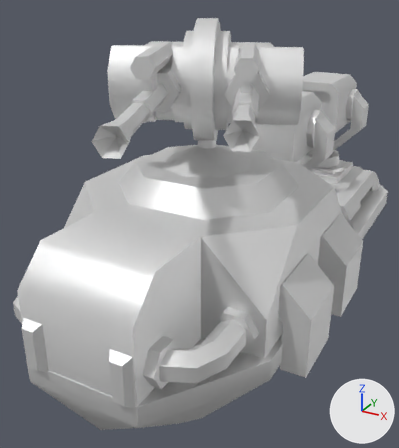
The glTF model glb/armaas.glb as it was, and as the next commit left it.
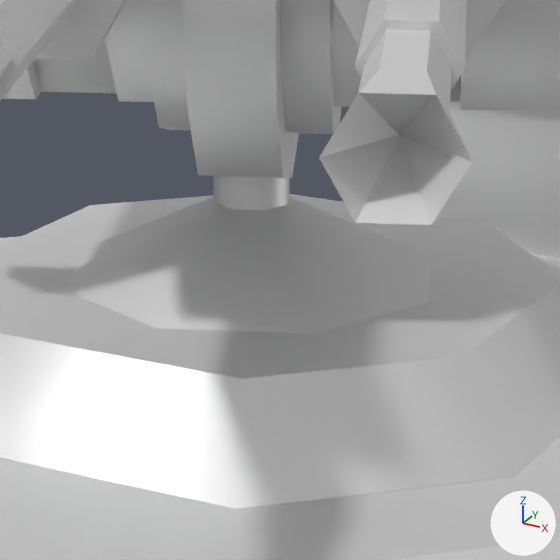
Each version appears first whole from a camera (50 mm lens) standing at (26.6, -61.6, 33.2) and looking at (-5.1, -4.0, 4.4), and next in a close-up on the part from 37% to 70% of the width and 22% to 52% of the height. The lights are fixed; the arrows at lower right show +X, +Y and +Z. The last two pictures show the newer version. Both versions are drawn at frame 22 of the action 'Fire_3'; the numbers are the values there.

The older version as bpy lines, for what is in view:
```python
me_base = bpy.data.meshes.new('base')
me_base.from_pydata(...)  # 500 vertices, 892 faces; spans x -15.3..15.4, y -34.8..36.6, z -13.1..15.3
me_base.materials.append(mat_s3o_default)  # white #e7e7e7
me_gunbarrel1 = bpy.data.meshes.new('gunbarrel1')
me_gunbarrel1.from_pydata(...)  # 19 vertices, 34 faces; spans x 2.95..5.35, y -23.32..-13.7, z -0.95..1.13
me_gunbarrel1.materials.append(mat_s3o_default)  # white #e7e7e7
me_turretgun2 = bpy.data.meshes.new('turretgun2')
me_turretgun2.from_pydata(...)  # 256 vertices, 448 faces; spans x -9.0..9.2, y -14.3..5.0, z -4.8..5.0
me_turretgun2.materials.append(mat_s3o_default)  # white #e7e7e7
ob_base = bpy.data.objects.new('base', me_base)
ob_base.parent = ob_ground
ob_base.location = (0.0, 0.0, 0.0)
ob_gunbarrel1 = bpy.data.objects.new('gunbarrel1', me_gunbarrel1)
ob_gunbarrel1.parent = ob_turretgun2
ob_gunbarrel1.location = (0.0, 2.4, 0.0)
ob_turretgun2 = bpy.data.objects.new('turretgun2', me_turretgun2)
ob_turretgun2.parent = ob_turretgun1
ob_turretgun2.location = (0.0, 0.15, 8.54)
# also in view: 'turretgun1' at (-0.1, -11.5, 22.6); 'missilebox2' at (0.0, 9.1, 14.8)
```
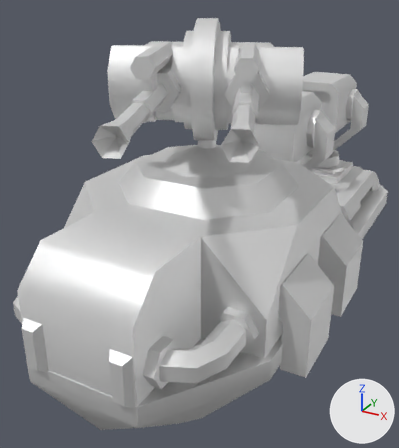
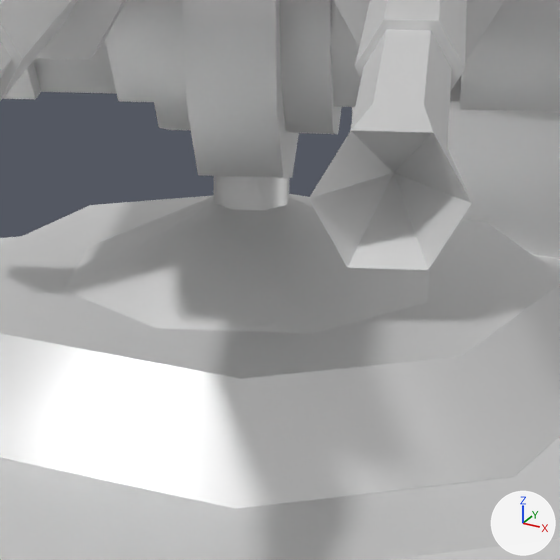
Edits to the bpy script that builds the scene:
```text
Change ob_gunbarrel1:
    ob_gunbarrel1.location: (0.0, 2.4, 0.0) -> (0.0, 0.0, 0.0)
```

Boxes (x1, y1, x2, y2) around the edits, measured in the close-ups (560 x 560 px):
'gunbarrel1', moved: before (319, 29, 472, 225); after (309, 29, 472, 270)
